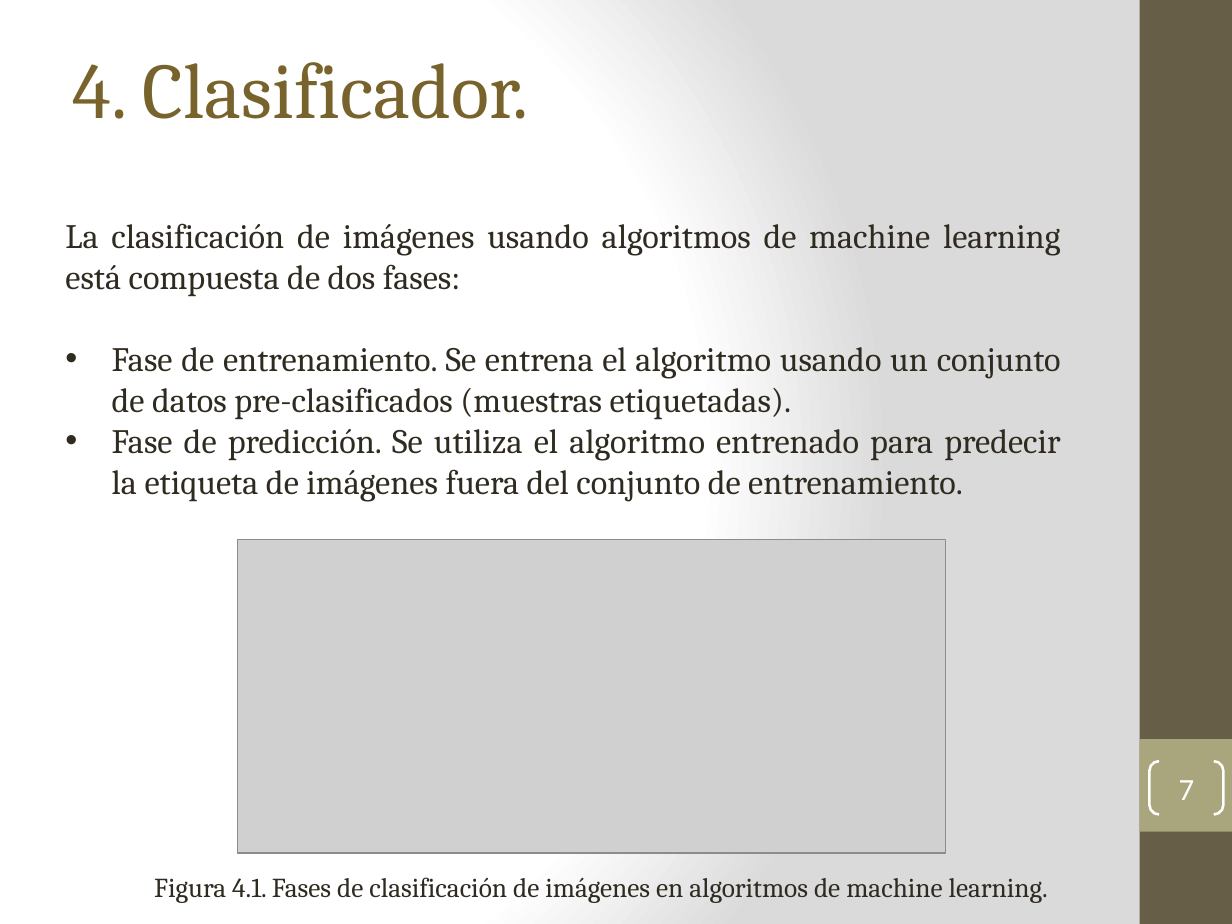
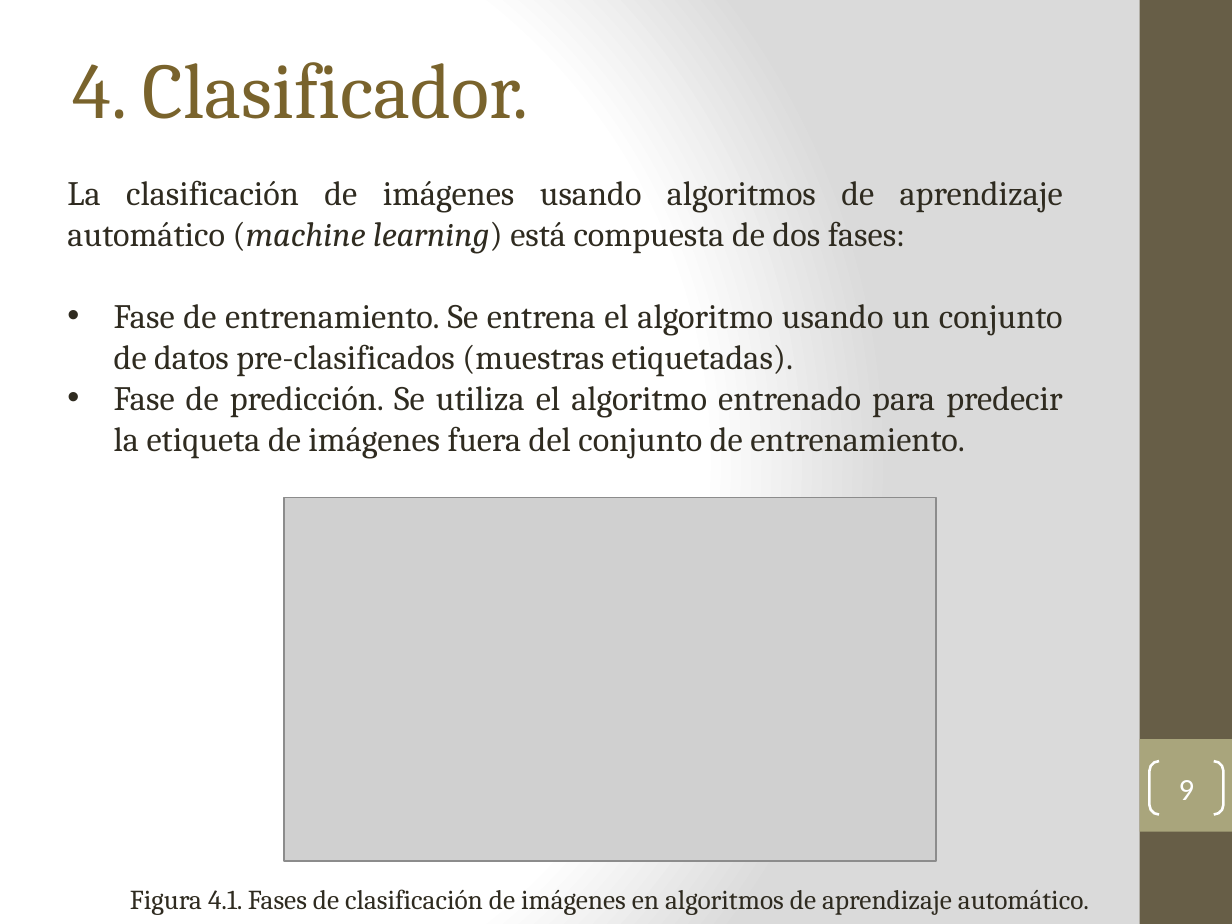
Before and after one commit to earredondo/PlantDiseaseDetection, a slide deck: slide 9 of technicalReport/tt2/presentacionTT2-v1.0.pptx (slide 7 before the commit). Drawn at 1232x924 pixels with LibreOffice and Linux fonts; fonts in the diff are those of the drawing; grey boxes stand for pictures. Boxes give left, top, right and bottom in pixels: in the first picture for what was removed or moved away, otherwise in the second. Text is boxed around its words. In the diff, an @@ line names an element or a change of style, - is before the commit and + after.

```diff
--- a/technicalReport/tt2/presentacionTT2-v1.0.pptx
+++ b/technicalReport/tt2/presentacionTT2-v1.0.pptx
@@ text "La clasificación de imágenes usando ...": place and size @@
-text "La clasificación de imágenes usando ..." at (65,223,1061,502)
+text "La clasificación de imágenes usando ..." at (67,180,1063,459)
@@ text at (67,180,1063,254): text changed @@
-La clasificación de imágenes usando algoritmos de machine learning está compuesta de dos fases:
+La clasificación de imágenes usando algoritmos de aprendizaje automático (machine learning) está compuesta de dos fases:
@@ picture: place and size @@
-picture at (238,540,946,853)
+picture at (283,498,935,861)
@@ page number at (1179,780,1195,800): text changed @@
-7
+9
@@ text at (130,889,1089,915): text changed @@
-Figura 4.1. Fases de clasificación de imágenes en algoritmos de machine learning.
+Figura 4.1. Fases de clasificación de imágenes en algoritmos de aprendizaje automático.
```
Also in this commit, not shown: 15 other slides changed, 5 slides added, 1 slide removed, 1 other file.
